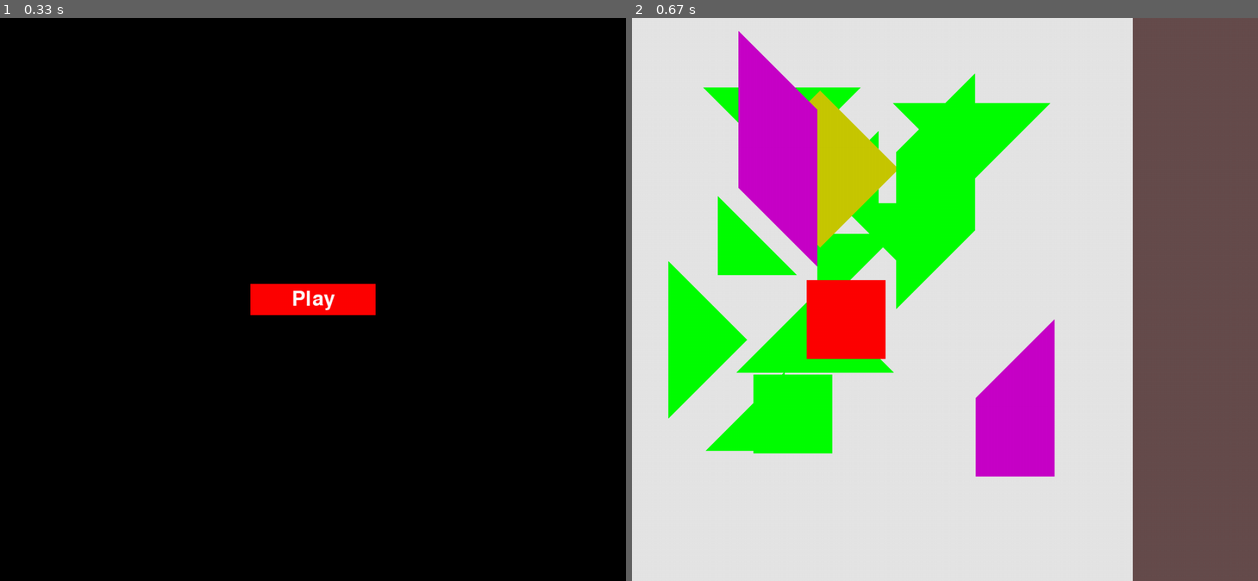
Above: before the commit, frames 1-2 (left to right).
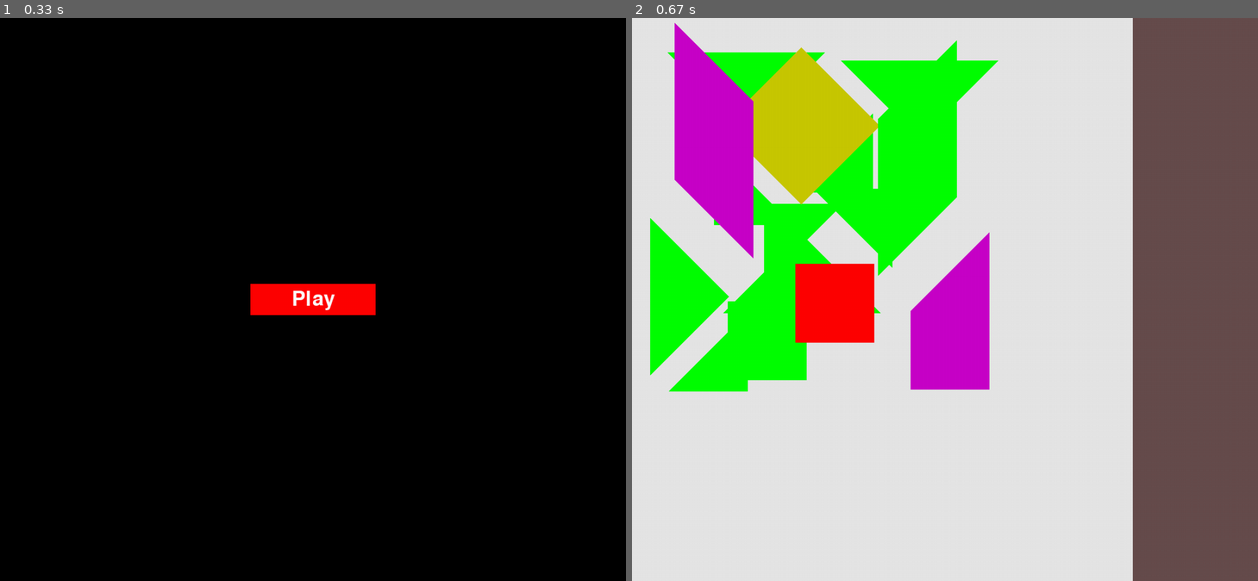
Above: after the commit, the same moments.

Repository: dradav97/TangramPygame
Game: pygame game, started from menu/main.py
Two runs of this game, one before a commit and one after it. Both use one fixed random seed, a clock stepped at 60 frames per second and the inputs below.
Inputs:
- Up to frame 1 (0.33 s): no input
- Up to frame 2 (0.67 s): click "Play" at 0.38 s

Frame 1 is identical in both runs. In frame 2, 26% of the frame differs, in the area x 2-68%, y 0-82%.

Commit message:
corregir rotacion triangulo y cuadrilatero

Diff:
--- a/menu/figures/Quadrilateral.py
+++ b/menu/figures/Quadrilateral.py
@@ -32,18 +32,18 @@
         return Vertex([new_x+self.center.x, new_y+self.center.y])
 
     def pos_random(self):
-        rx = rm.randint(0, 250)
-        ry = rm.randint(0, 250)
+        rx = rm.randint(0, 100)
+        ry = rm.randint(0, 100)
         self._vertex_a.x = self.vertex_a.x + rx
         self._vertex_b.x = self.vertex_b.x + rx
         self._vertex_c.x = self.vertex_c.x + rx
         self._vertex_d.x = self.vertex_d.x + rx
-        self._center.y = self.center.x + rx
+
         self._vertex_a.y = self.vertex_a.y + ry
         self._vertex_b.y = self.vertex_b.y + ry
         self._vertex_c.y = self.vertex_c.y + ry
         self._vertex_d.y = self.vertex_d.y + ry
-        self._center.y = self.center.y + ry
+        self.center = self.vertex_a
     @property
     def move_l(self):
         self.vertex_a.x = self.vertex_a.x - self.delta
--- a/menu/figures/Triangle.py
+++ b/menu/figures/Triangle.py
@@ -34,17 +34,17 @@
         pygame.draw.polygon(self.screen, (0, 255, 0), (self.vertex_a.vertex, self.vertex_b.vertex, self.vertex_c.vertex))
 
     def pos_random(self):
-        rx = rm.randint(0, 200)
-        ry = rm.randint(0, 200)
+        rx = rm.randint(0, 100)
+        ry = rm.randint(0, 100)
         print(self.vertex_a )
         self._vertex_a.x = self.vertex_a.x + rx
         self._vertex_b.x = self.vertex_b.x + rx
         self._vertex_c.x = self.vertex_c.x + rx
-        self._center.y = self.center.x + rx
+
         self._vertex_a.y = self.vertex_a.y + ry
         self._vertex_b.y = self.vertex_b.y + ry
         self._vertex_c.y = self.vertex_c.y + ry
-        self._center.y = self.center.y + ry
+        self._center = self.vertex_a
 
     @property
     def move_l(self):
